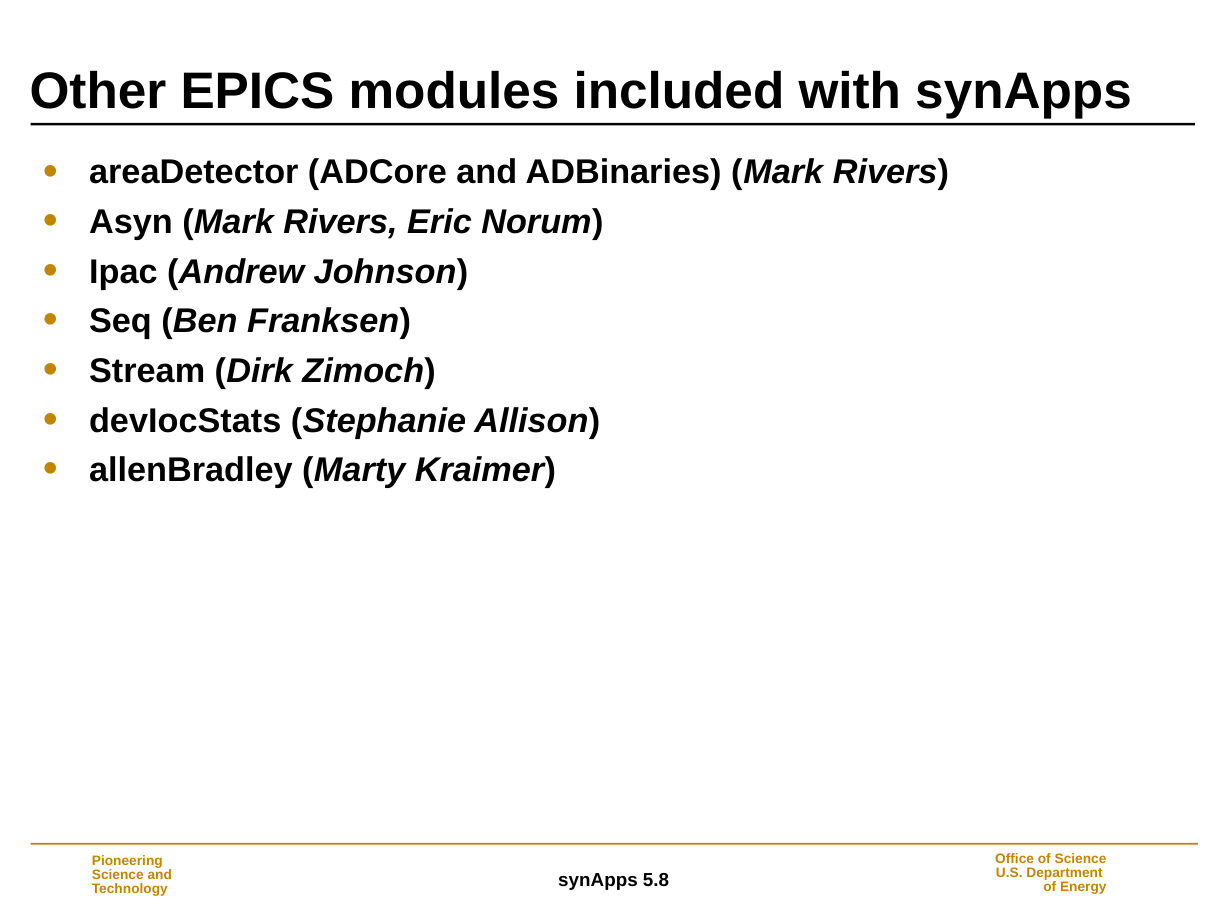
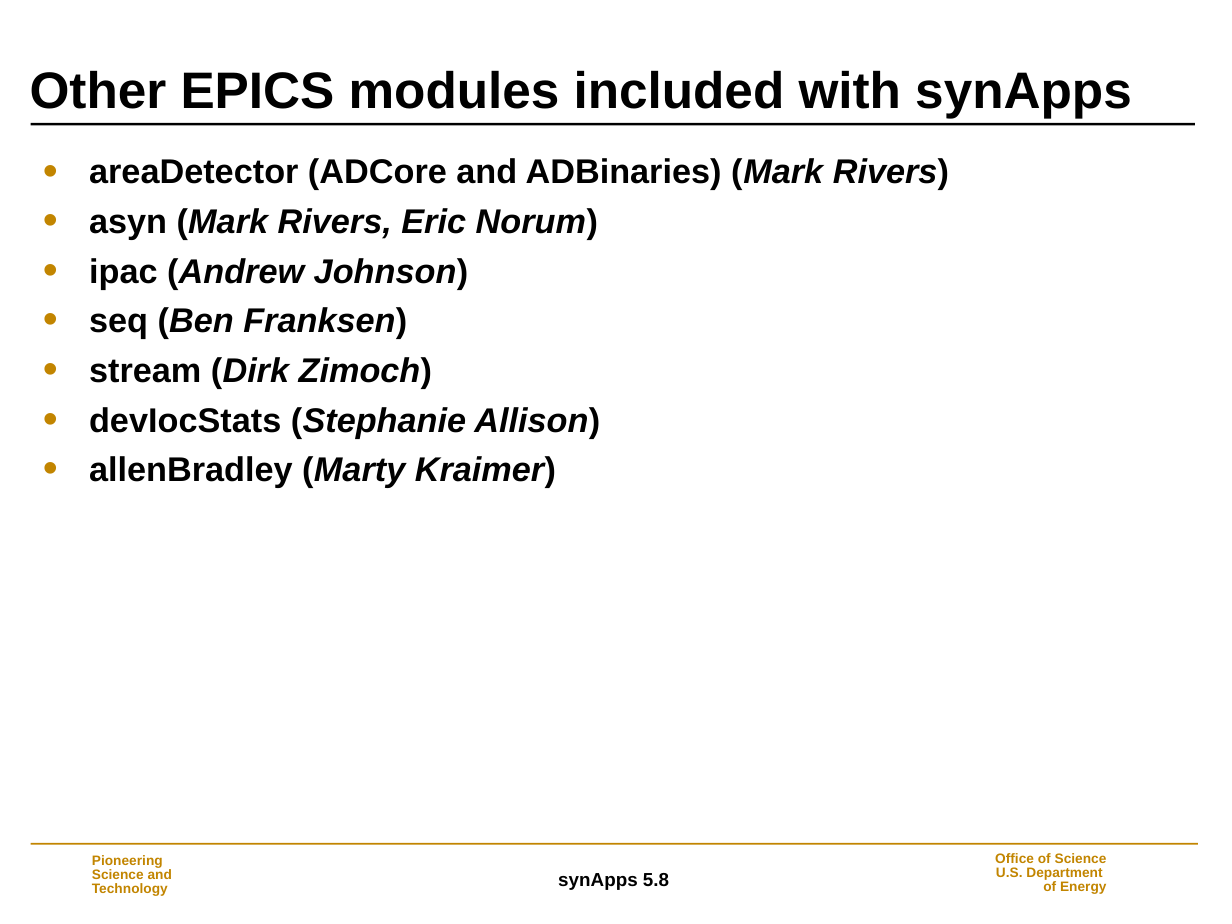
Before and after one commit to EPICS-synApps/support, a slide deck: slide 4 of documentation/IntroToSynApps.ppt. Drawn at 1232x924 pixels with LibreOffice and Linux fonts; fonts in the diff are those of the drawing; background and template pictures are left out. Boxes give left, top, right and bottom in pixels: in the first picture for what was removed or moved away, otherwise in the second. Text is boxed around its words. In the diff, an @@ line names an element or a change of style, - is before the commit and + after.

```diff
--- a/documentation/IntroToSynApps.ppt
+++ b/documentation/IntroToSynApps.ppt
@@ text at box(89, 208, 598, 388): text changed @@
-• Asyn (Mark Rivers, Eric Norum)
-• Ipac (Andrew Johnson)
-• Seq (Ben Franksen)
-• Stream (Dirk Zimoch)
+• asyn (Mark Rivers, Eric Norum)
+• ipac (Andrew Johnson)
+• seq (Ben Franksen)
+• stream (Dirk Zimoch)
```
Also in this commit, not shown: 1 other slide changed, 3 slides added.
